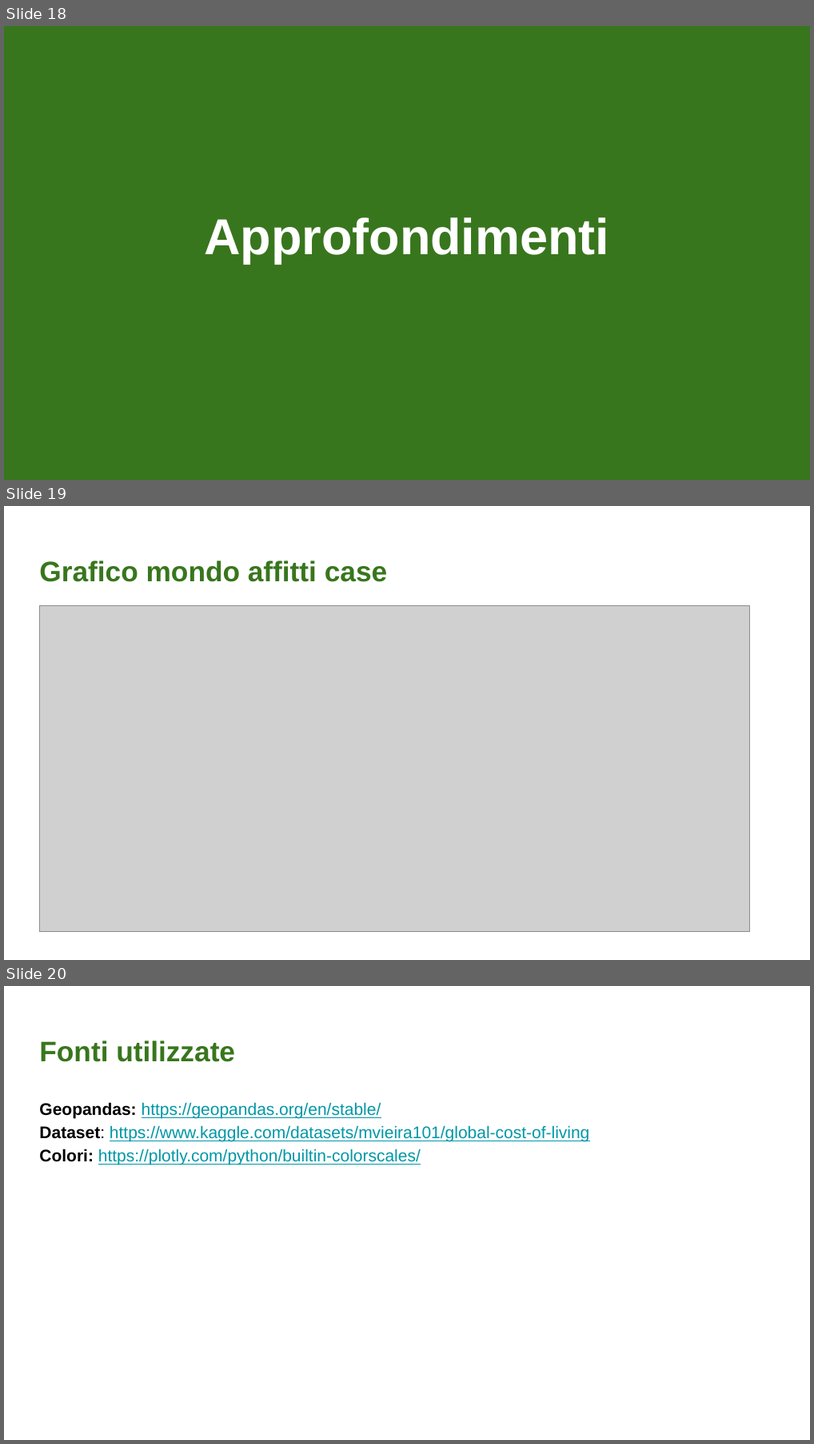
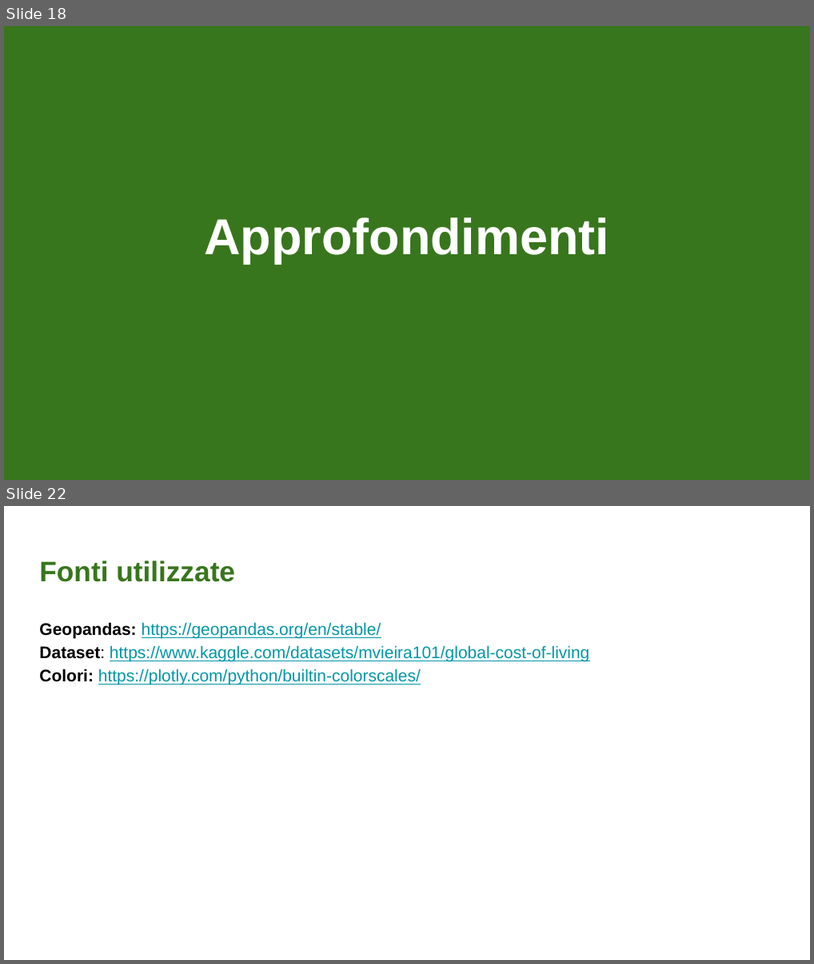
Before and after one commit to Rikysakke/cost-of-living, a slide deck: Cost of living.pptx. Shown one above the other, each under a label of ours: slides 18, 19 and 20 before the commit, slides 18 and 22 after it; the slides between them are not shown. The pictures are 814x1444 and 814x964 pixels, drawn with LibreOffice and Linux fonts; fonts in the diff are those of the drawing; grey boxes stand for pictures. Boxes give left, top, right and bottom in pixels: in the first picture for what was removed or moved away, otherwise in the second. Text is boxed around its words. In the diff, an @@ line names an element or a change of style, - is before the commit and + after.

```diff
--- a/Cost of living.pptx
+++ b/Cost of living.pptx
@@ slide 19 removed at [4, 506, 810, 960], background #FFFFFF @@
@@ title removed at [39, 560, 387, 582] @@
-Grafico mondo affitti case
@@ picture removed at [39, 606, 750, 931] @@
@@ what was slide 20 is now slide 22 @@
```
Also in this commit, not shown: 2 slides changed, 4 slides added, 1 other slide removed.
